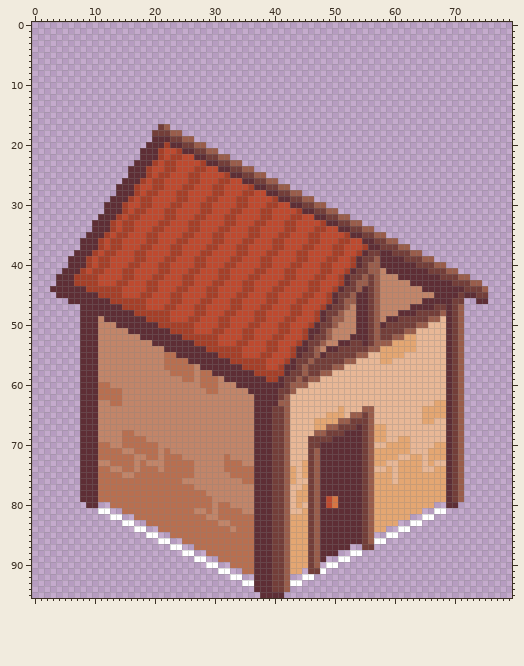
File history of a sprite sheet, sprites/spr_house.png. The first picture shows the starting point.
The file is 80x96 pixels. Pixels under 10% opacity are left out.
Once edited:
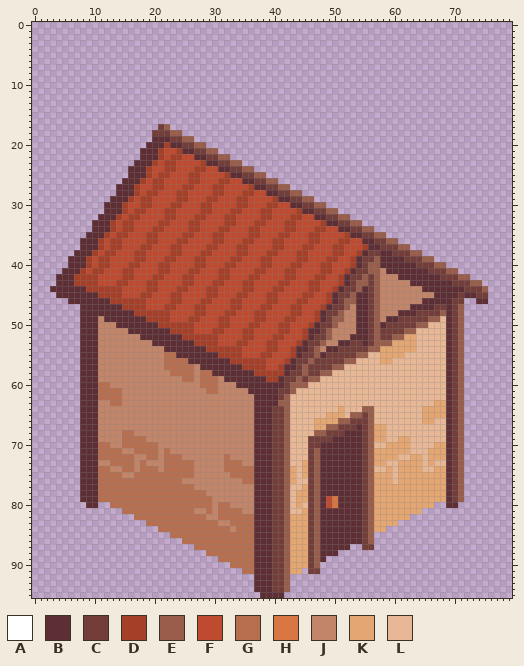
Palette (. is transparent): A #ffffff  B #5e2e35  C #733e39  D #a53f28  E #995d4b  F #be4a2f  G #b86f50  H #d77643  J #c28569  K #e4a672  L #e8b796
The exact change:
@@ x 0..79 @@
 80 .........BB..GGGGGGGGGGGGGGGGGJGGJJJJBBBCCELKLCEBFHBBBBCEKKKKKKKKKK..BB.........
-81 ...........AA..GGGGGGGGGGGGJJGJGGGGJJBBBCCELLKCEBBBBBBBCEKKKKKKKK..AA...........
-82 .............AA..GGGGGGGGGGGGJJGGGGGGBBBCCEKKKCEBBBBBBBCEKKKKKK..AA.............
-83 ...............AA..GGGGGGGGGGGGJJGGGGBBBCCEKKKCEBBBBBBBCEKKKK..AA...............
-84 .................AA..GGGGGGGGGGGGJGGGBBBCCEKKKCEBBBBBBBCEKK..AA.................
-85 ...................AA..GGGGGGGGGGGGGGBBBCCEKKKCEBBBBBBBCE..AA...................
-86 .....................AA..GGGGGGGGGGGGBBBCCEKKKCEBBBBBBBCEAA.....................
-87 .......................AA..GGGGGGGGGGBBBCCEKKKCEBBBBB..CC.......................
-88 .........................AA..GGGGGGGGBBBCCEKKKCEBBB..AA.........................
-89 ...........................AA..GGGGGGBBBCCEKKKCEB..AA...........................
-90 .............................AA..GGGGBBBCCEKKKCE.AA.............................
-91 ...............................AA..GGBBBCCEKK.CCA...............................
-92 .................................AA..BBBCCE..AA.................................
-93 ...................................AABBBCCEAA...................................
+81 ...............GGGGGGGGGGGGJJGJGGGGJJBBBCCELLKCEBBBBBBBCEKKKKKKKK...............
+82 .................GGGGGGGGGGGGJJGGGGGGBBBCCEKKKCEBBBBBBBCEKKKKKK.................
+83 ...................GGGGGGGGGGGGJJGGGGBBBCCEKKKCEBBBBBBBCEKKKK...................
+84 .....................GGGGGGGGGGGGJGGGBBBCCEKKKCEBBBBBBBCEKK.....................
+85 .......................GGGGGGGGGGGGGGBBBCCEKKKCEBBBBBBBCE.......................
+86 .........................GGGGGGGGGGGGBBBCCEKKKCEBBBBBBBCE.......................
+87 ...........................GGGGGGGGGGBBBCCEKKKCEBBBBB..CC.......................
+88 .............................GGGGGGGGBBBCCEKKKCEBBB.............................
+89 ...............................GGGGGGBBBCCEKKKCEB...............................
+90 .................................GGGGBBBCCEKKKCE................................
+91 ...................................GGBBBCCEKK.CC................................
+92 .....................................BBBCCE.....................................
+93 .....................................BBBCCE.....................................
 94 .....................................BBBCCE.....................................
Changed places in both pictures, as pixel boxes (x1, y1, x2, y2):
erased: (98, 508, 254, 586)
erased: (290, 508, 446, 586)
